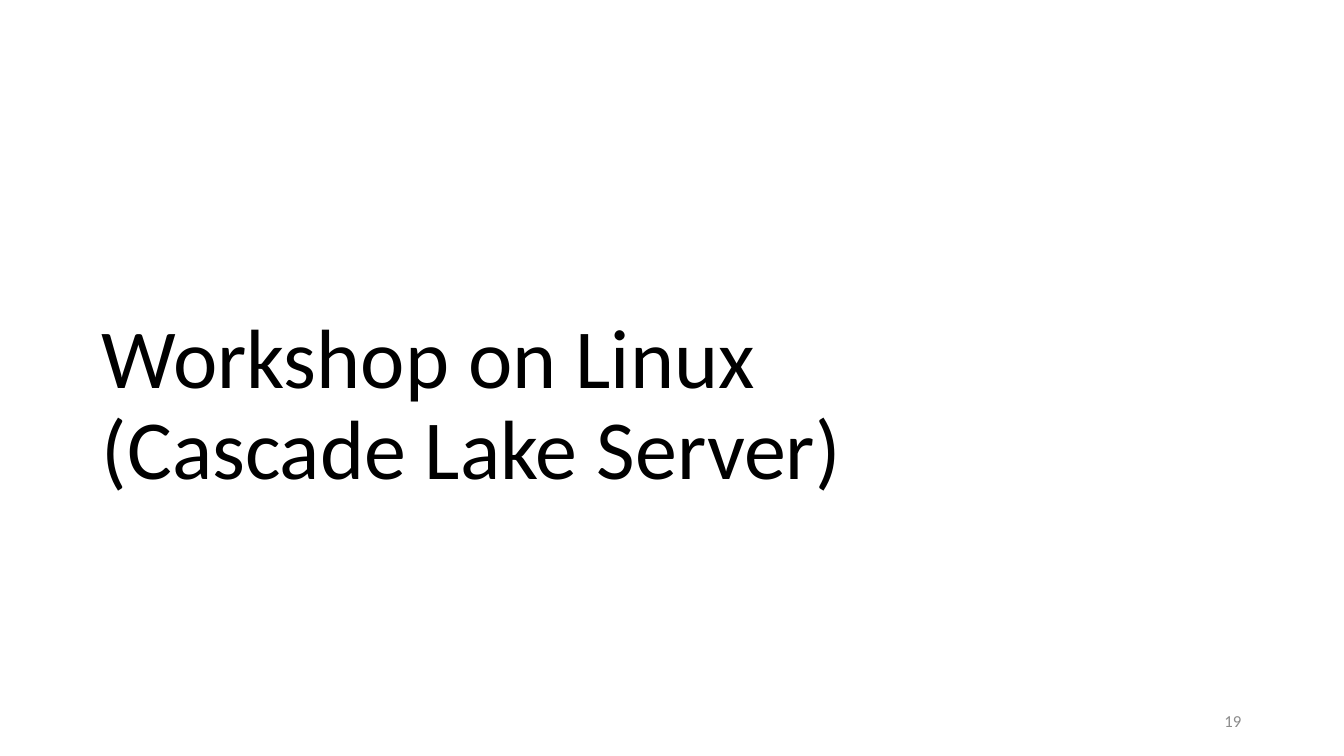
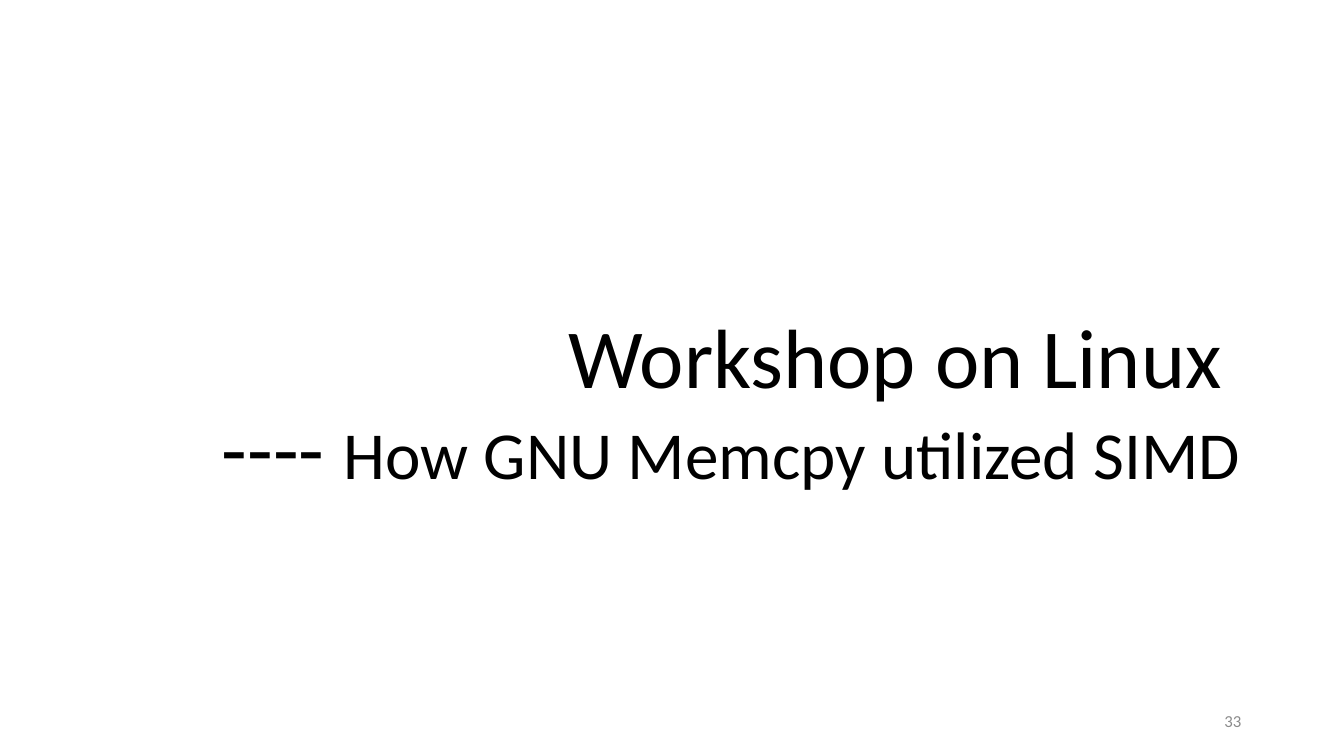
Before and after one commit to lucshi/Lecture_SIMD, a slide deck: slide 33 of lecture.pptx (slide 19 before the commit). Drawn at 1344x756 pixels with LibreOffice and Linux fonts; fonts in the diff are those of the drawing. Boxes give left, top, right and bottom in pixels: in the first picture for what was removed or moved away, otherwise in the second. Text is boxed around its words. In the diff, an @@ line names an element or a change of style, - is before the commit and + after.

```diff
--- a/lecture.pptx
+++ b/lecture.pptx
@@ title at <box>344,329,1239,490</box>: text changed; size 60 to 48 pt @@
-Workshop on Linux
-(Cascade Lake Server)
+Workshop on Linux
+---- How GNU Memcpy utilized SIMD
@@ page number at <box>1224,716,1241,727</box>: text changed @@
-19
+33
```
Also in this commit, not shown: 20 other slides changed, 18 slides added, 9 slides removed.
